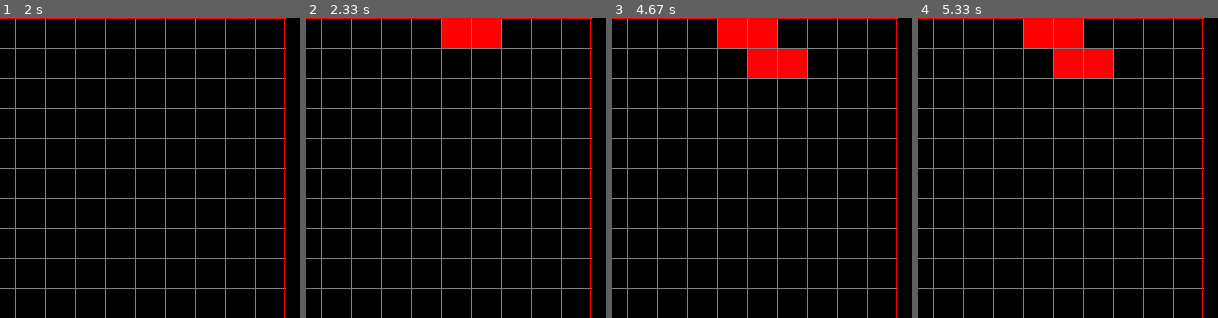
Above: before the commit, frames 1-4 (left to right).
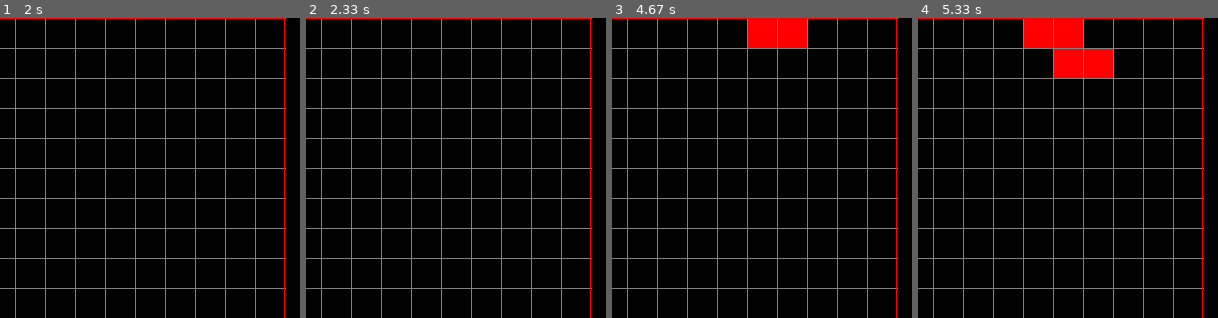
Above: after the commit, the same moments.

Repository: eazow/knowledge-hierarchy
Game: pygame game, started from python/games/tetris/pygame2/tetris.py
Same seed, same stepped clock (60 frames per second), same inputs: the game is played once before the commit and once after it.
Inputs:
- Up to frame 1 (2 s): no input
- Up to frame 2 (2.33 s): no input
- Up to frame 3 (4.67 s): no input
- Up to frame 4 (5.33 s): no input
The pictures show only the part of the screen within x 2-52%, y 0-50%; the shares and areas given below are measured in that part.

Frame 1 is identical in both runs. In frame 2, 1.9% of the frame differs, in the area x 45-65%, y 0-10%; in frame 3, 3.7%, in the area x 35-65%, y 0-20%; in frame 4, nothing differs.

Commit message:
Update tetris

Diff:
--- a/python/games/tetris/pygame2/conf.py
+++ b/python/games/tetris/pygame2/conf.py
@@ -13,4 +13,4 @@
     (128, 0, 128),
 ]
 
-fall_speed = 0.27
+fall_speed = 0.3
--- a/python/games/tetris/pygame2/grid.py
+++ b/python/games/tetris/pygame2/grid.py
@@ -23,13 +23,13 @@
 
     @classmethod
     def create(cls, locked_positions={}):
-            grid = [[(0, 0, 0) for x in range(10)] for x in range(20)]
+        grid = [[(0, 0, 0) for x in range(10)] for x in range(20)]
 
-            for i in range(len(grid)):
-                for j in range(len(grid[i])):
-                    grid[i][j] = locked_positions.get((j, i), grid[i][j])
+        for i in range(len(grid)):
+            for j in range(len(grid[i])):
+                grid[i][j] = locked_positions.get((j, i), grid[i][j])
 
-            return grid
+        return grid
 
 
 def valid_space(shape, grid):
--- a/python/games/tetris/pygame2/tetris.py
+++ b/python/games/tetris/pygame2/tetris.py
@@ -18,19 +18,7 @@
     return False
 
 
-def draw_text_middle(text, size, color, surface):
-    # font = pygame.font.SysFont("comicsans", size, bold=True)
-    font = pygame.font.SysFont(None, size, bold=True)
-
-    label = font.render(text, 1, color)
-
-    surface.blit(
-        label,
-        (
-            top_left_x + play_width / 2 - (label.get_width() / 2),
-            top_left_y + play_height / 2 - label.get_height() / 2,
-        ),
-    )
+
 
 
 def clear_rows(grid, locked):
@@ -116,7 +104,15 @@
                     print(convert_shape_format(current_piece))"""  # todo fix
 
 
-class Game:
+class ScoreRecorder:
+    def __init__(self):
+        self.score = 0
+
+    def add_score(self):
+        self.score += 10
+
+
+class Game(ScoreRecorder):
     def __init__(self):
         pygame.init()
         pygame.font.init()
@@ -128,15 +124,13 @@
         self.change_piece = False
         self.grid = None
         self.fall_time = 0
+        self.locked_positions = {}  # (x,y):(255,0,0)
 
     def start(self):
-        locked_positions = {}  # (x,y):(255,0,0)
-
         clock = pygame.time.Clock()
-        score = 0
 
         while True:
-            self.grid = Grid.create(locked_positions)
+            self.grid = Grid.create(self.locked_positions)
             self.fall_time += clock.get_rawtime()
 
             clock.tick()
@@ -157,24 +151,23 @@
             if self.change_piece:
                 for pos in shape_pos:
                     p = (pos[0], pos[1])
-                    locked_positions[p] = self.current_piece.color
+                    self.locked_positions[p] = self.current_piece.color
                 self.current_piece = self.next_piece
                 self.next_piece = get_shape()
                 self.change_piece = False
 
                 # call four times to check for multiple clear rows
-                if clear_rows(self.grid, locked_positions):
-                    score += 10
-                    print(score)
-
-            self.draw_window(self.window)
+                if clear_rows(self.grid, self.locked_positions):
+                    self.add_score()
+
+            self.draw_window()
             draw_next_shape(self.next_piece, self.window)
             pygame.display.update()
 
-            if is_game_over(locked_positions):
+            if is_game_over(self.locked_positions):
                 break
 
-        draw_text_middle("You Lost", 40, (255, 255, 255), self.window)
+        self.draw_text_middle("You Lost", 40, (255, 255, 255))
         pygame.display.update()
         pygame.time.delay(2000)
 
@@ -190,29 +183,35 @@
                 self.current_piece.y -= 1
                 self.change_piece = True
 
-    def draw_window(self, surface):
-        # surface.fill((0, 0, 0))
-        # Tetris Title
-        font = pygame.font.SysFont("comicsans", 60)
-        # label = font.render("TETRIS", 1, (255, 255, 255))
-        # surface.blit(label, (top_left_x + play_width / 2 - (label.get_width() / 2), 30))
-
+    def draw_window(self):
         for i in range(len(self.grid)):
             for j in range(len(self.grid[i])):
                 pygame.draw.rect(
-                    surface,
+                    self.window,
                     self.grid[i][j],
                     (top_left_x + j * 30, top_left_y + i * 30, 30, 30),
                     0,
                 )
 
         # draw grid and border
-        Grid.draw(surface, 20, 10, top_left_x, top_left_y)
+        Grid.draw(self.window, 20, 10, top_left_x, top_left_y)
         pygame.draw.rect(
-            surface, (255, 0, 0), (top_left_x, top_left_y, play_width, play_height), 1
+            self.window, (255, 0, 0), (top_left_x, top_left_y, play_width, play_height), 1
         )
         # pygame.display.update()
 
+    def draw_text_middle(self, text, size, color):
+        font = pygame.font.SysFont("comicsans", size, bold=True)
+        label = font.render(text, 1, color)
+
+        self.window.blit(
+            label,
+            (
+                top_left_x + play_width / 2 - (label.get_width() / 2),
+                top_left_y + play_height / 2 - label.get_height() / 2,
+            ),
+        )
+
 
 if __name__ == "__main__":
     Game().start()
